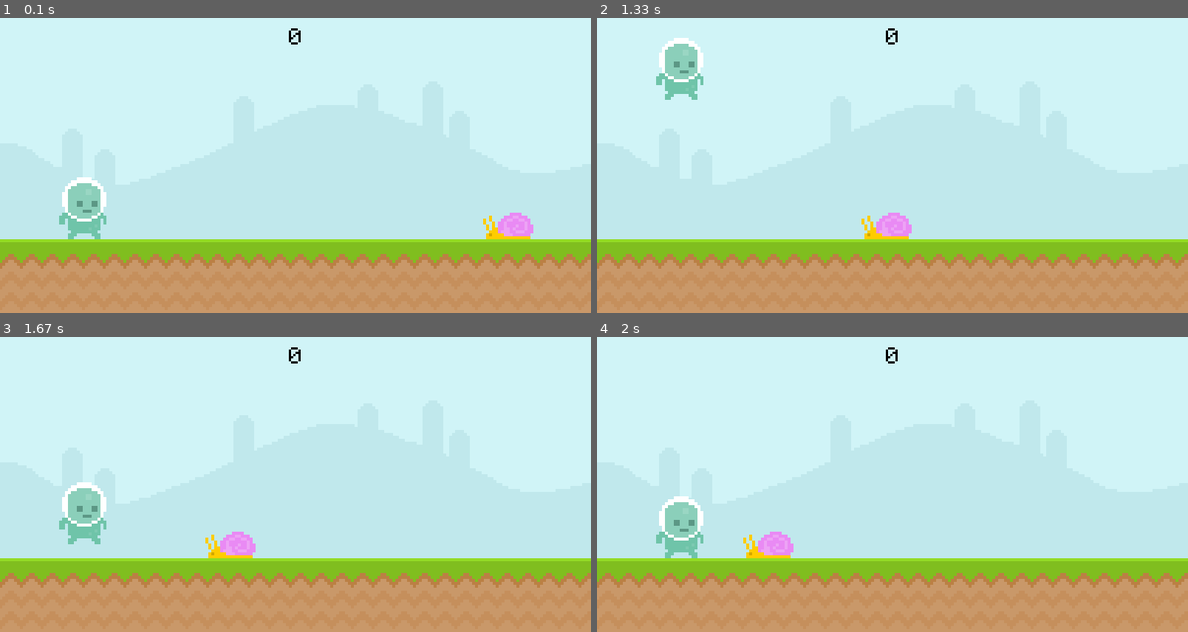
Above: before the commit, frames 1-4 (two rows, left to right).
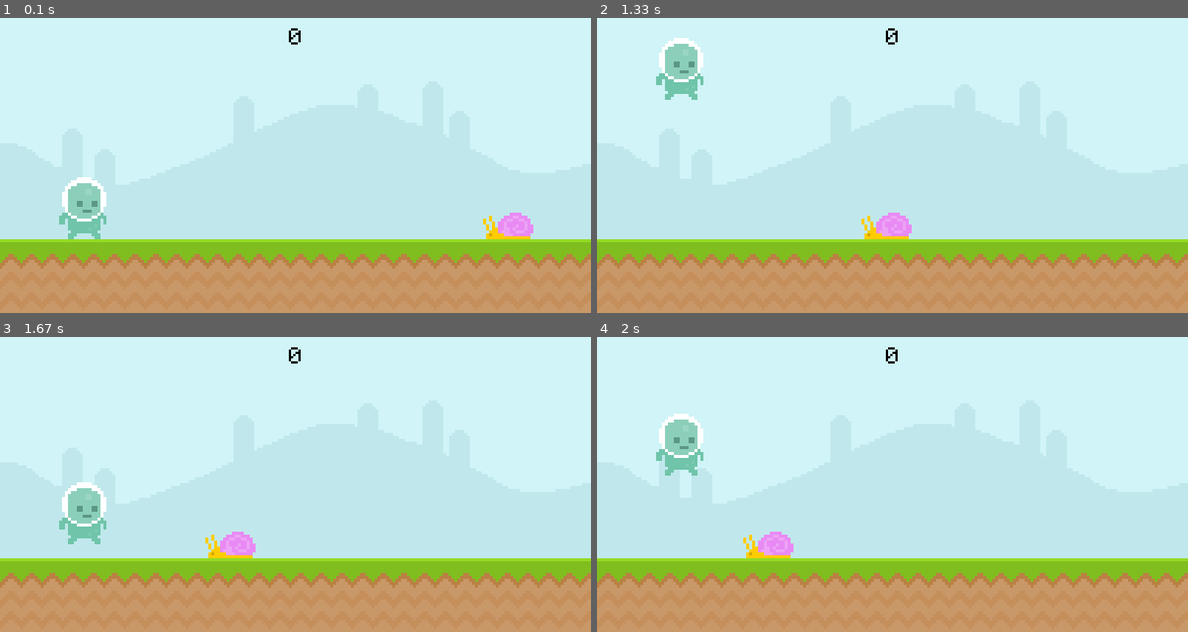
Above: after the commit, the same moments.

Repository: Kntobor/TheUltimateIntroToPygame
Game: pygame game, started from main.py
Two runs of this game, one before a commit and one after it. Both use one fixed random seed, a clock stepped at 60 frames per second and the inputs below.
Inputs (mouse positions are in pixels of both pictures, inside the frame that each line leads up to):
- Up to frame 1 (0.1 s): no input
- Up to frame 2 (1.33 s): tap Space at 0.33, 0.73, 1.03 s
- Up to frame 3 (1.67 s): no input
- Up to frame 4 (2 s): click (673, 434) at 1.88 s

Frames 1-3 are identical in both runs. In frame 4, 2.5% of the frame differs, in the area x 10-18%, y 26-75%.

Commit message:
Fixed the conditions for jumping

Diff:
--- a/main.py
+++ b/main.py
@@ -25,13 +25,11 @@
             pygame.quit()
             exit()
             break
-        elif event.type == pygame.MOUSEBUTTONDOWN:
-            if playerRect.bottom == 30:
+        elif event.type == pygame.MOUSEBUTTONDOWN and playerRect.bottom == 300:
+            playerGravity = -20
+        if event.type == pygame.KEYDOWN:
+            if event.key == pygame.K_SPACE and playerRect.bottom == 300:
                 playerGravity = -20
-        if event.type == pygame.KEYDOWN:
-            if event.key == pygame.K_SPACE:
-                if playerRect.bottom == 300:
-                    playerGravity = -20
 
     screen.blit(skySurface, (0, 0))
     screen.blit(groundSurface, (0, 300))
